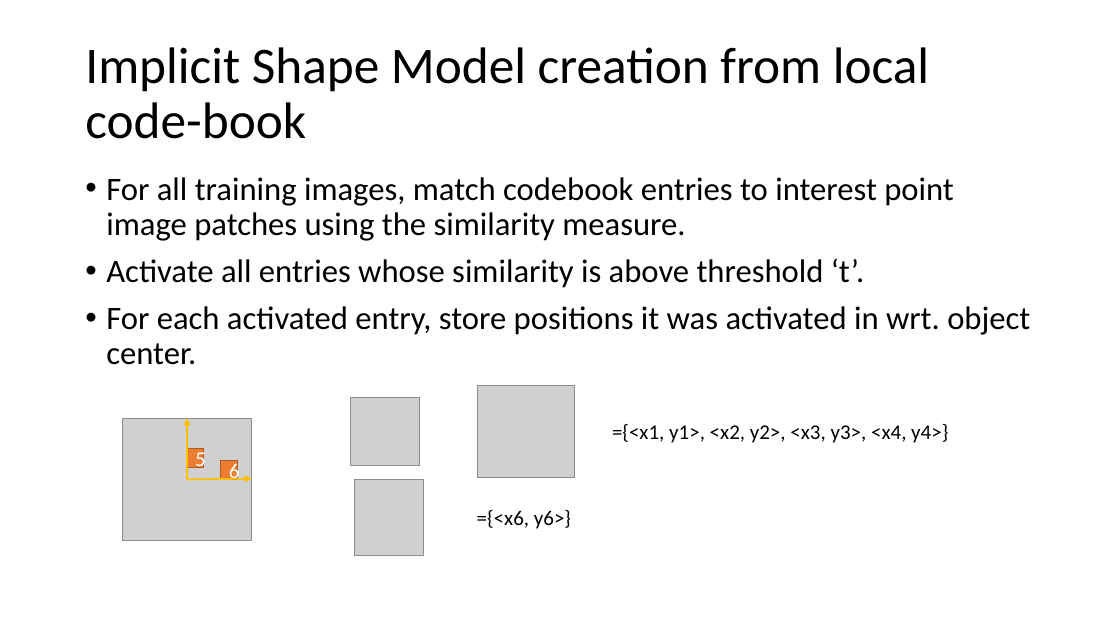
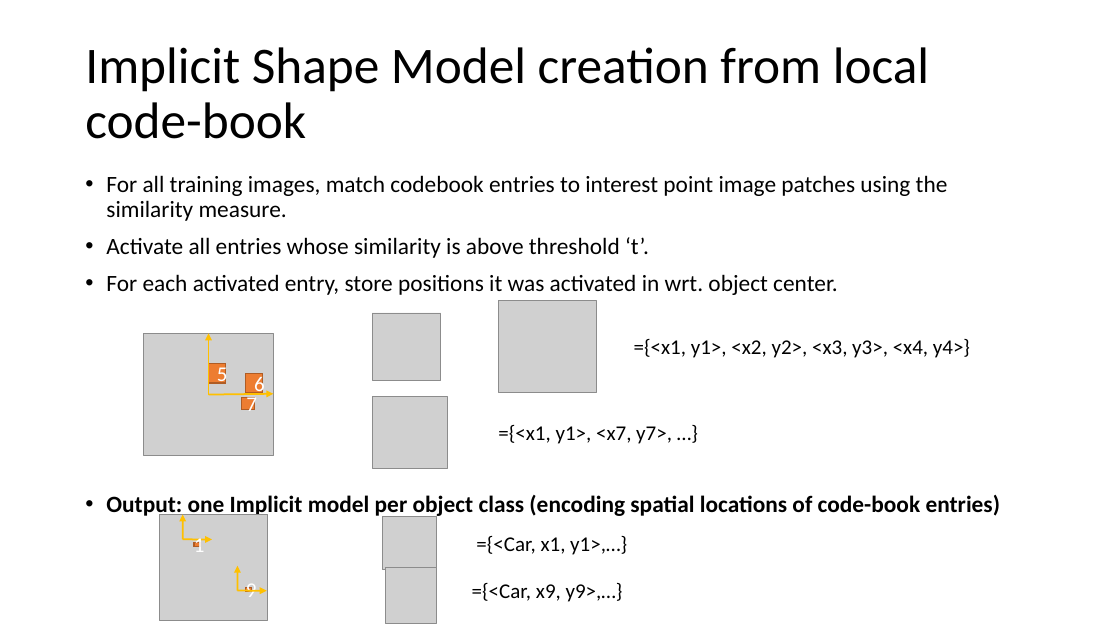
Before and after one commit to indivisibleatom/lectureNotes, a slide deck: slide 6 of ObjectCategorizationAndSegmentation_Leibe.pptx (slide 7 before the commit). Drawn at 1120x630 pixels with LibreOffice and Linux fonts; fonts in the diff are those of the drawing; grey boxes stand for pictures. Boxes give left, top, right and bottom in pixels: in the first picture for what was removed or moved away, otherwise in the second. Text is boxed around its words. In the diff, an @@ line names an element or a change of style, - is before the commit and + after.

```diff
--- a/ObjectCategorizationAndSegmentation_Leibe.pptx
+++ b/ObjectCategorizationAndSegmentation_Leibe.pptx
@@ text at (106,175,948,295): size 28 to 20 pt in "For all training images, match codebook entries ...", "Activate all entries whose similarity is above ...", "For each activated entry, store positions it ..." @@
@@ rectangle "6": place and size @@
-rectangle "6" at (221,460,238,480)
+rectangle "6" at (246,373,263,392)
@@ 3 pictures, 2 arrows, 1 rectangle, 1 text: place and size @@
-3 pictures, 2 arrows, 1 rectangle, 1 text at (122,386,948,541)
+3 pictures, 2 arrows, 1 rectangle, 1 text at (144,301,970,456)
@@ rectangle added at (242,397,255,410), fill #ED7D31, outline #AF5C24 1 pt, 18 pt, text #FFFFFF @@
+7
@@ picture added at (372,397,447,468) @@
@@ text added at (498,425,672,444), 18 pt, text #000000 @@
+={<x1, y1>, <x7, y7>, …}
@@ text at (106,495,1001,518): paragraph added @@
+• Output: one Implicit model per object class (encoding spatial locations of code-book entries)
@@ picture added at (159,514,267,620) @@
@@ arrow added from (182, 539) to (183, 514), #FFC000 1.5 pt @@
@@ arrow added from (182, 539) to (212, 539), #FFC000 1.5 pt @@
@@ picture added at (382,517,436,570) @@
@@ text added at (476,536,627,555), 18 pt, text #000000 @@
+={<Car, x1, y1>,…}
@@ text removed at (477,510,571,529) @@
-={<x6, y6>}
@@ rectangle added at (194,543,200,547), fill #ED7D31, outline #AF5C24 1 pt, 18 pt, text #FFFFFF @@
+1
@@ arrow added from (238, 591) to (238, 565), #FFC000 1.5 pt @@
@@ picture: place and size @@
-picture at (355,480,423,555)
+picture at (386,568,437,624)
@@ arrow added from (238, 591) to (266, 591), #FFC000 1.5 pt @@
@@ rectangle added at (246,587,252,592), fill #ED7D31, outline #AF5C24 1 pt, 18 pt, text #FFFFFF @@
+9
@@ text added at (472,583,623,602), 18 pt, text #000000 @@
+={<Car, x9, y9>,…}
```
Also in this commit, not shown: 2 other slides changed, 5 slides added, 2 slides removed.
